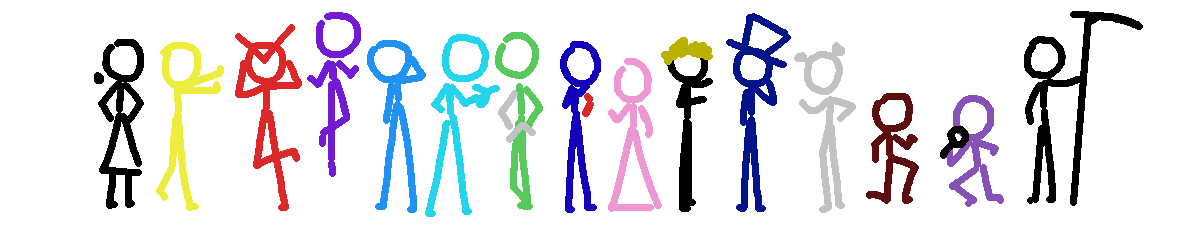
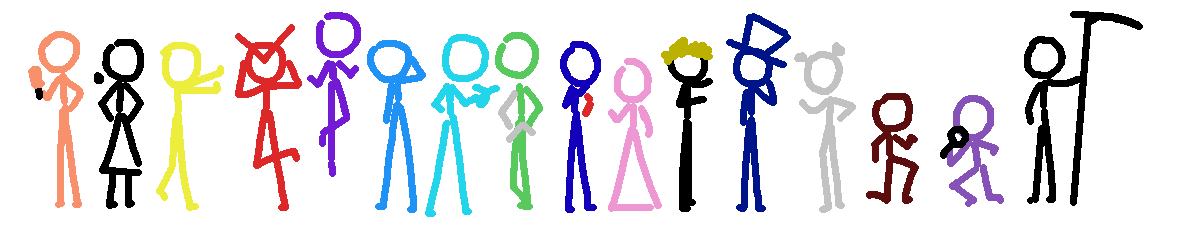
Two versions of the same layered image (w=1200, h=250). Layer-by-layer changes:
painted on "shanmei #1" over [28, 31, 84, 208]
